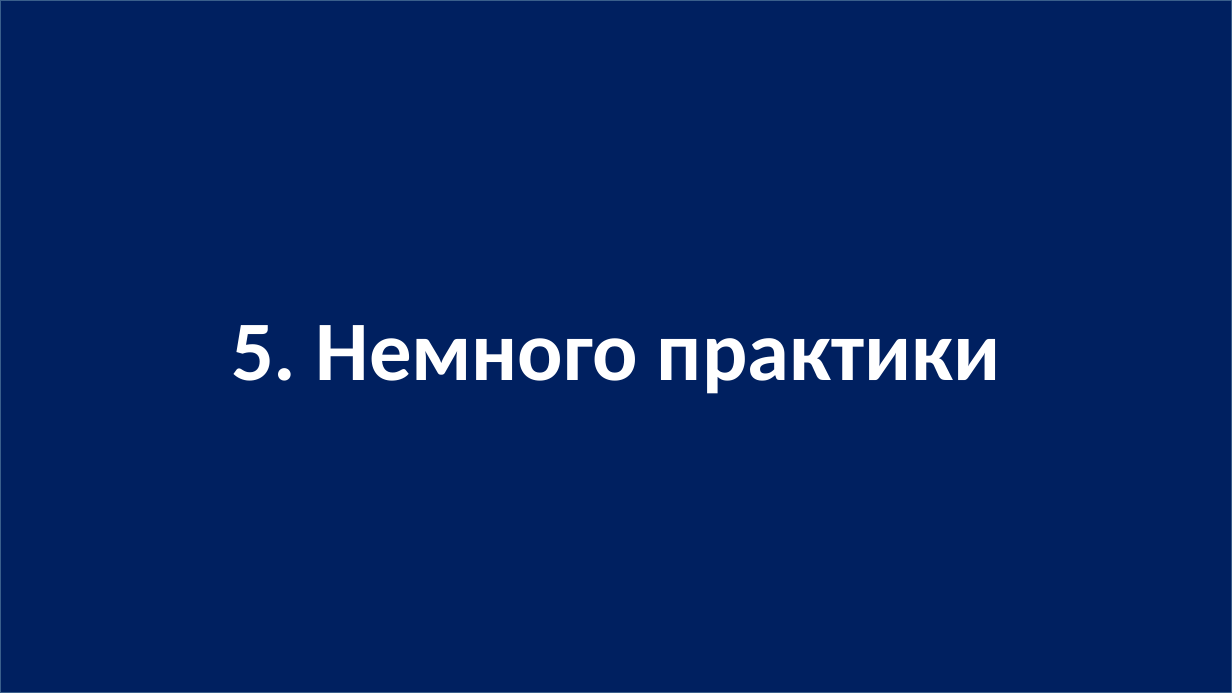
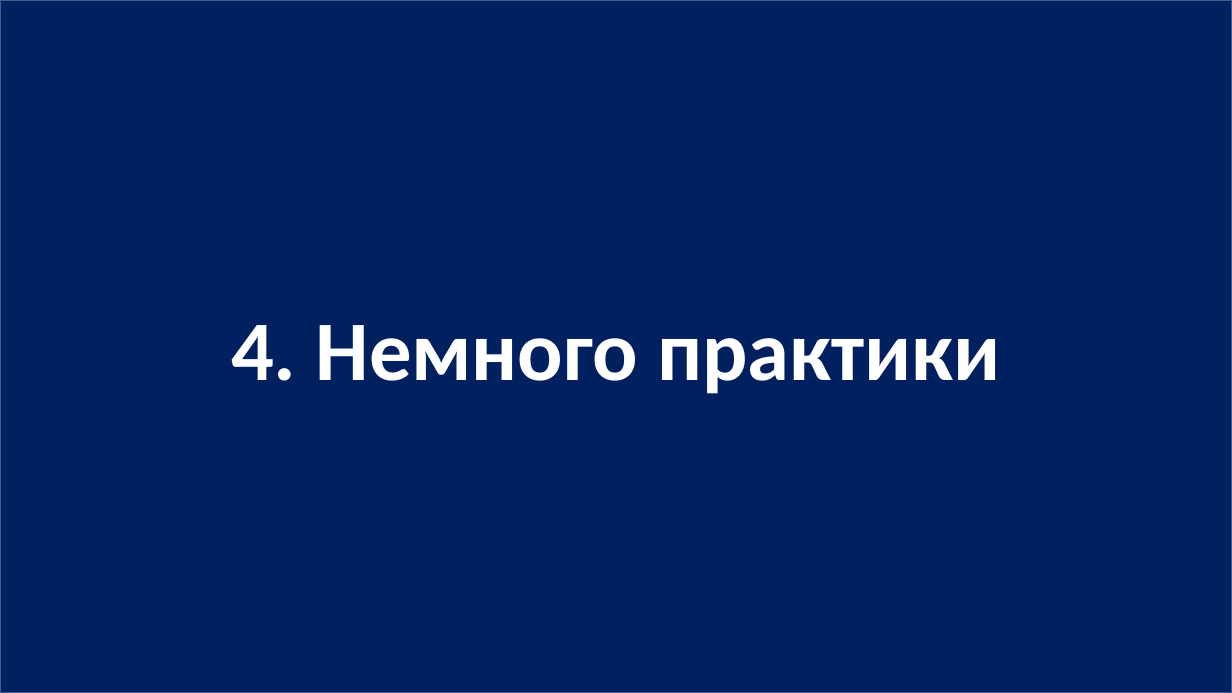
Before and after one commit to javascript-course-18-ortdnipro/lesson05, a slide deck: slide 14 of lesson05.pptx (slide 18 before the commit). Drawn at 1232x693 pixels with LibreOffice and Linux fonts; fonts in the diff are those of the drawing. Boxes give left, top, right and bottom in pixels: in the first picture for what was removed or moved away, otherwise in the second. Text is boxed around its words. In the diff, an @@ line names an element or a change of style, - is before the commit and + after.

```diff
--- a/lesson05.pptx
+++ b/lesson05.pptx
@@ text in rectangle at <box>231,325,1000,394</box>: text changed @@
-5. Немного практики
+4. Немного практики
```
Also in this commit, not shown: 4 slides removed, 1 other file.
